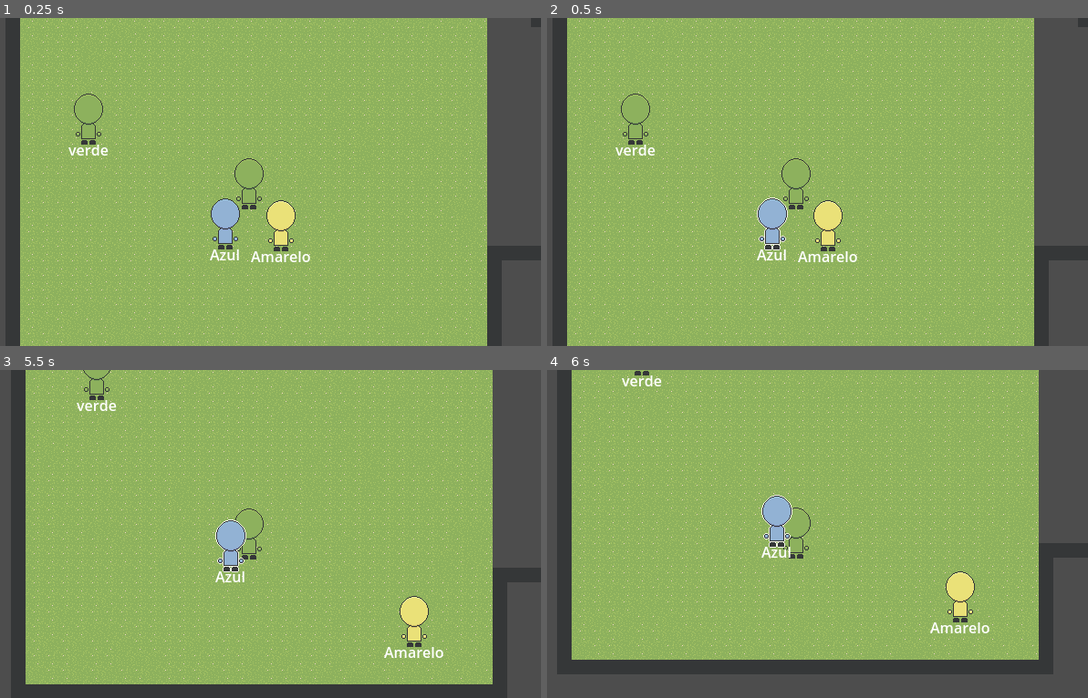
Above: before the commit, frames 1-4 (two rows, left to right).
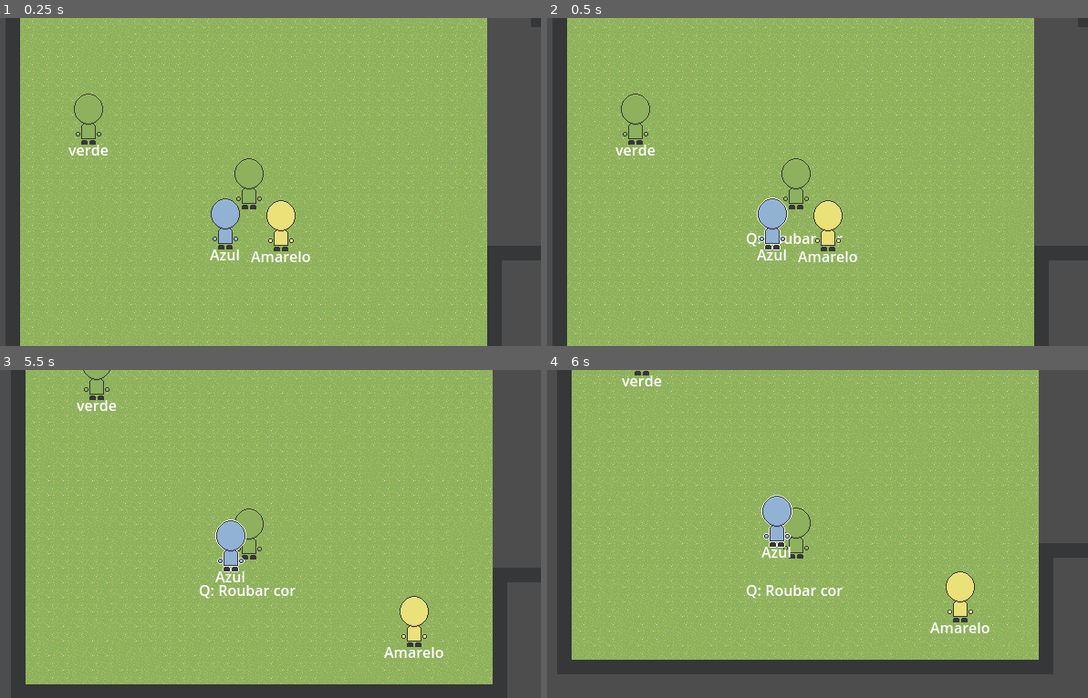
Above: after the commit, the same moments.

Repository: AugustoRemus/DetetiveGrafos
Game: Godot game, scene res://Scenes/DebugTeste/fase_debug.tscn
The game is run twice, just before and just after one commit, with the same random seed, the same clock (stepped at 60 frames per second) and the same inputs.
Inputs (mouse positions are in pixels of both pictures, inside the frame that each line leads up to):
- Up to frame 1 (0.25 s): no input
- Up to frame 2 (0.5 s): no input
- Up to frame 3 (5.5 s): move the mouse to (378, 517) at 0.52 s; hold W (up) 0.53-1.28 s; tap E (E) at 0.6, 3.05, 3.6 s; tap A (L) at 0.8, 1.35, 3.8, 4.35 s; move the mouse to (129, 550) at 1.27 s; hold S (down) 1.28-2.03 s; tap Q (Q) at 1.55, 2.1, 4.55 s; move the mouse to (308, 461) at 2.02 s; hold W (up) 2.03-3.53 s; tap D (R) at 2.3, 2.85, 5.3 s; move the mouse to (221, 599) at 2.77 s; move the mouse to (421, 583) at 3.52 s; hold S (down) from 3.53 s (still down); move the mouse to (75, 484) at 4.27 s; move the mouse to (275, 534) at 5.02 s; right-click (275, 534) at 5.1 s
- Up to frame 4 (6 s): move the mouse to (709, 452) at 5.77 s; release S (down) at 5.78 s; hold W (up) from 5.78 s (still down); tap Q (Q) at 5.85 s

Frame 1 is identical in both runs. In frame 2, 0.2% of the frame differs, in the area x 36-55%, y 65-70%; in frame 3, 0.3%; in frame 4, 0.3%.

Commit message:
explicação dos controles

Diff:
--- a/detetivegrafos/Scenes/DebugTeste/protagonista.tscn
+++ b/detetivegrafos/Scenes/DebugTeste/protagonista.tscn
@@ -8,6 +8,7 @@
 [ext_resource type="Script" uid="uid://bpqkg4mcrldt4" path="res://Scripts/Player/area.gd" id="6_m0par"]
 [ext_resource type="Script" uid="uid://bm3l78ocmcjq0" path="res://Scripts/Player/interador.gd" id="7_v853i"]
 [ext_resource type="Script" uid="uid://dwp0nr7sgpabl" path="res://Scripts/Player/transformador.gd" id="7_yl5ap"]
+[ext_resource type="Script" uid="uid://dwmegbwcsgery" path="res://Scripts/Player/tags.gd" id="9_qx68x"]
 
 [sub_resource type="RectangleShape2D" id="RectangleShape2D_k2hie"]
 size = Vector2(14, 7)
@@ -39,11 +40,13 @@
 position = Vector2(0, 25.5)
 shape = SubResource("RectangleShape2D_k2hie")
 
-[node name="area" type="Area2D" parent="." node_paths=PackedStringArray("player")]
+[node name="area" type="Area2D" parent="." node_paths=PackedStringArray("player", "tags", "transformadorNode")]
 collision_layer = 0
 collision_mask = 2
 script = ExtResource("6_m0par")
 player = NodePath("..")
+tags = NodePath("../tags")
+transformadorNode = NodePath("../transformador")
 
 [node name="CollisionShape2D" type="CollisionShape2D" parent="area"]
 position = Vector2(0, 2)
@@ -56,10 +59,40 @@
 [node name="Interador" type="Node" parent="area"]
 script = ExtResource("7_v853i")
 
-[node name="transformador" type="Node" parent="." node_paths=PackedStringArray("sprite", "area")]
+[node name="transformador" type="Node" parent="." node_paths=PackedStringArray("sprite", "area", "tags")]
 script = ExtResource("7_yl5ap")
 sprite = NodePath("../Sprite2D")
 area = NodePath("../area")
+tags = NodePath("../tags")
+
+[node name="tags" type="Node2D" parent="." node_paths=PackedStringArray("_transformar", "_roubarCor", "_conversar")]
+script = ExtResource("9_qx68x")
+_transformar = NodePath("GridContainer/transformar")
+_roubarCor = NodePath("GridContainer/roubarCor")
+_conversar = NodePath("GridContainer/conversar")
+
+[node name="GridContainer" type="GridContainer" parent="tags"]
+offset_left = -55.0
+offset_top = 50.0
+offset_right = 64.0
+offset_bottom = 100.0
+size_flags_horizontal = 3
+size_flags_vertical = 3
+
+[node name="transformar" type="Label" parent="tags/GridContainer"]
+visible = false
+layout_mode = 2
+text = "E : Transformar "
+
+[node name="roubarCor" type="Label" parent="tags/GridContainer"]
+visible = false
+layout_mode = 2
+text = "Q: Roubar cor"
+
+[node name="conversar" type="Label" parent="tags/GridContainer"]
+visible = false
+layout_mode = 2
+text = "E: Conversar"
 
 [connection signal="body_entered" from="area" to="area" method="_on_body_entered"]
 [connection signal="body_exited" from="area" to="area" method="_on_body_exited"]
--- a/detetivegrafos/Scripts/Player/area.gd
+++ b/detetivegrafos/Scripts/Player/area.gd
@@ -1,10 +1,18 @@
 extends Area2D
+
+
 @export var player: CharacterBody2D
+
 #guarda o corpo atual pra desmarcar se vier um novo
 var corpoAtual: CharacterBody2D
 
+#nodo para cuidar das tags
+@export var tags:Node2D
+
 #esta parte ele apenas cuida quem ele pode pegar, nao qual ele realmente
 #vai pegar
+
+@export var transformadorNode: Node
 
 #pode consumir mt recursos eu acho
 func _physics_process(delta: float) -> void:
@@ -33,15 +41,14 @@
 		#n ta vazio
 	if corpos.size() == 0:
 		corpoAtual = null
-		#o jogador n tem ninguem perto para conversar nem roubar
-		#player.possoConversar = false
-		#player.possoRoubarCor = false
 
-		#se n tem o id é pq ele n tem cor pra roubar
-		#if(player.idNPCTransformado != null):
-		#	player.possoTranformar = true
-		#else:
-		#	player.possoTranformar = false
+
+		tags.roubarCorLabel(false)
+		tags.conversar(false)
+
+		if transformadorNode.podeTransformar != null:
+			tags.transformarLabel(true)
+
 
 		return
 
@@ -71,8 +78,11 @@
 	#mostra a silhueta do corpo atual
 	#caso for null mudar na iu oq da pra fazer
 	corpoAtual.silhueta(1)
+	tags.roubarCorLabel(true)
+	tags.transformarLabel(false)
 
-	#tem alguem perto para roubar
-	#player.possoRoubarCor = true
-	#player.possoConversar = true
-	#player.possoTransformar = false
+	if player.idNPCTransformado != null:
+		tags.conversar(true)
+
+	else:
+		tags.conversar(false)
--- a/detetivegrafos/Scripts/Player/protagonista.gd
+++ b/detetivegrafos/Scripts/Player/protagonista.gd
@@ -18,8 +18,9 @@
 
 
 func _process(delta: float) -> void:
-	if(idNPCTransformado == null):
-		possoConversar = false
+	#if(idNPCTransformado == null):
+		#possoConversar = false
+	pass
 
 
 #debug
--- /dev/null
+++ b/detetivegrafos/Scripts/Player/tags.gd
@@ -0,0 +1,44 @@
+extends Node2D
+
+@export var _transformar: Label
+@export var _roubarCor: Label
+@export var _conversar: Label
+
+#caso jogador queira esconder
+var _exibir := true
+#para otimizar daria para nao chamar na outra parte
+
+#mudar o grid
+
+func _ready() -> void:
+	pass
+	#botar aqui para setar o texto das tags se tiver outras linguas
+
+func transformarLabel(condicao:bool):
+	if !_exibir:
+		return
+
+	if condicao:
+		_transformar.visible = true
+	else:
+		_transformar.visible = false
+
+
+func roubarCorLabel(condicao:bool):
+	if !_exibir:
+		return
+
+	if condicao:
+		_roubarCor.visible = true
+	else:
+		_roubarCor.visible = false
+
+
+func conversar(condicao:bool):
+	if !_exibir:
+		return
+
+	if condicao:
+		_conversar.visible = true
+	else:
+		_conversar.visible = false
--- a/detetivegrafos/Scripts/Player/transformador.gd
+++ b/detetivegrafos/Scripts/Player/transformador.gd
@@ -3,6 +3,7 @@
 @export var area : Area2D
 @onready var player: CharacterBody2D = $".."
 
+@export var tags: Node2D
 
 #quando clicar E vai se transformar nesse
 #adicionar quadrado no canto para saber em qual cor
@@ -15,6 +16,7 @@
 	if Input.is_action_just_pressed("Q"):
 		if area.corpoAtual:
 			podeTransformar = area.corpoAtual
+
 			#player.possoTransformar = true
 		else:
 			#barulho erro
@@ -30,7 +32,8 @@
 	if podeTransformar:
 		sprite.texture = podeTransformar.sprite.texture
 		player.idNPCTransformado = podeTransformar.id
-
+		podeTransformar = null
+		tags.transformarLabel(false)
 		#player.possoTransformar = false
 	else:
 		print("n da pra se transformar")
Not shown: 1 places in detetivegrafos/Scenes/DebugTeste/fase_debug.tscn that only renumber resources
Not shown: 1 places in detetivegrafos/Scenes/DebugTeste/protagonista.tscn that only renumber resources
Not shown, added: detetivegrafos/Scripts/Player/tags.gd.uid
